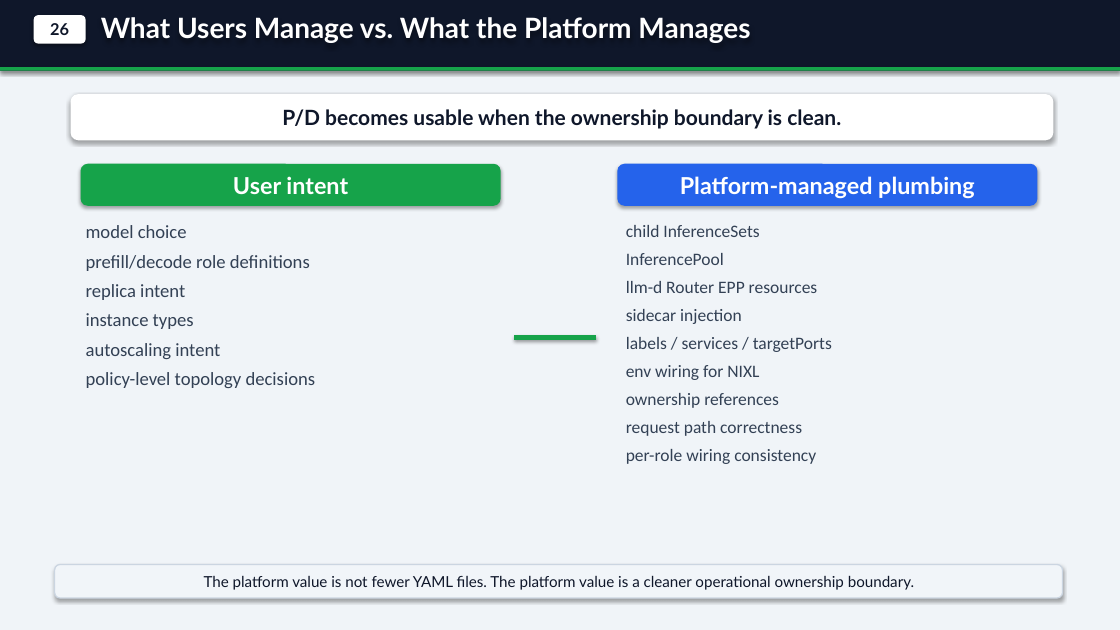
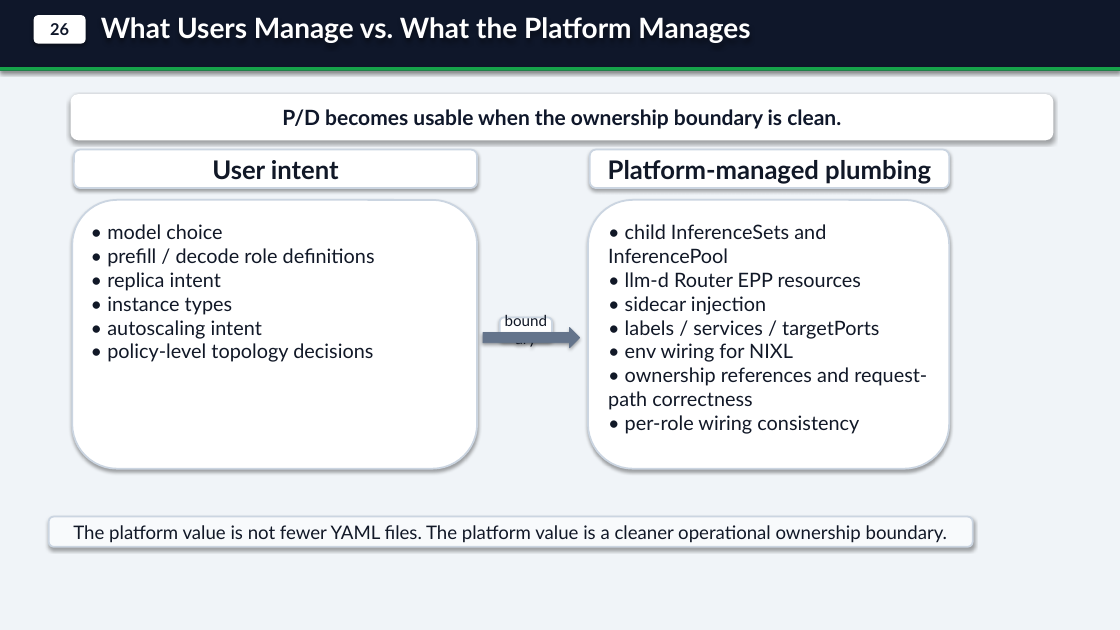
Before and after one commit to andyzhangx/demo, a slide deck: slide 11 of llm/kaito-llm-d-pd-slides.pptx. Drawn at 1120x630 pixels with LibreOffice and Linux fonts; fonts in the diff are those of the drawing. Boxes give left, top, right and bottom in pixels: in the first picture for what was removed or moved away, otherwise in the second. Text is boxed around its words. In the diff, an @@ line names an element or a change of style, - is before the commit and + after.

```diff
--- a/llm/kaito-llm-d-pd-slides.pptx
+++ b/llm/kaito-llm-d-pd-slides.pptx
@@ rounded rectangle "User intent": place and size @@
-rounded rectangle "User intent" at [81, 164, 501, 206]
+rounded rectangle "User intent" at [74, 150, 477, 188]
@@ rounded rectangle "User intent" at [74, 150, 477, 188]: size 20 to 22 pt, text colour #FFFFFF to #111827; fill #16A34A to #FFFFFF; outline none to #CBD5E1 1.5 pt @@
@@ rounded rectangle "Platform-managed plumbing": place and size @@
-rounded rectangle "Platform-managed plumbing" at [618, 164, 1038, 206]
+rounded rectangle "Platform-managed plumbing" at [590, 150, 949, 188]
@@ rounded rectangle "Platform-managed plumbing" at [590, 150, 949, 188]: size 20 to 22 pt, text colour #FFFFFF to #111827; fill #2563EB to #FFFFFF; outline none to #CBD5E1 1.5 pt @@
@@ rounded rectangle added at [72, 200, 477, 469], fill #FFFFFF, outline #CBD5E1 1.5 pt @@
@@ rounded rectangle added at [588, 200, 949, 469], fill #FFFFFF, outline #CBD5E1 1.5 pt @@
@@ text at [107, 224, 375, 362]: text changed; size 16 to 17 pt; font Calibri to Lato; text colour #334155 to #111827 @@
-model choice
-prefill/decode role definitions
-replica intent
-instance types
-autoscaling intent
-policy-level topology decisions
+• model choice
+• prefill / decode role definitions
+• replica intent
+• instance types
+• autoscaling intent
+• policy-level topology decisions
@@ text at [608, 224, 927, 434]: text changed; size 15 to 17 pt; font Calibri to Lato; text colour #334155 to #111827 @@
-child InferenceSets
-InferencePool
-llm-d Router EPP resources
-sidecar injection
-labels / services / targetPorts
-env wiring for NIXL
-ownership references
-request path correctness
-per-role wiring consistency
+• child InferenceSets and InferencePool
+• llm-d Router EPP resources
+• sidecar injection
+• labels / services / targetPorts
+• env wiring for NIXL
+• ownership references and request-path correctness
+• per-role wiring consistency
@@ right arrow added at [483, 328, 580, 348], fill #64748B, outline #64748B 0.75 pt @@
@@ rounded rectangle added at [500, 318, 552, 341], fill #FFFFFF, outline #CBD5E1 1.5 pt, 13 pt, text #111827 @@
+boundary
@@ line removed from (514, 338) to (597, 338) @@
@@ rounded rectangle "The platform value is not ...": place and size @@
-rounded rectangle "The platform value is not ..." at [55, 565, 1063, 598]
+rounded rectangle "The platform value is not ..." at [49, 517, 973, 547]
@@ rounded rectangle "The platform value is not ..." at [49, 517, 973, 547]: size 13 to 16 pt, text colour #0F172A to #111827; fill #F1F5F9 to #F8FAFC; outline #CBD5E1 1.1 pt to #CBD5E1 1.5 pt @@
```
Also in this commit, not shown: 6 other slides changed.
